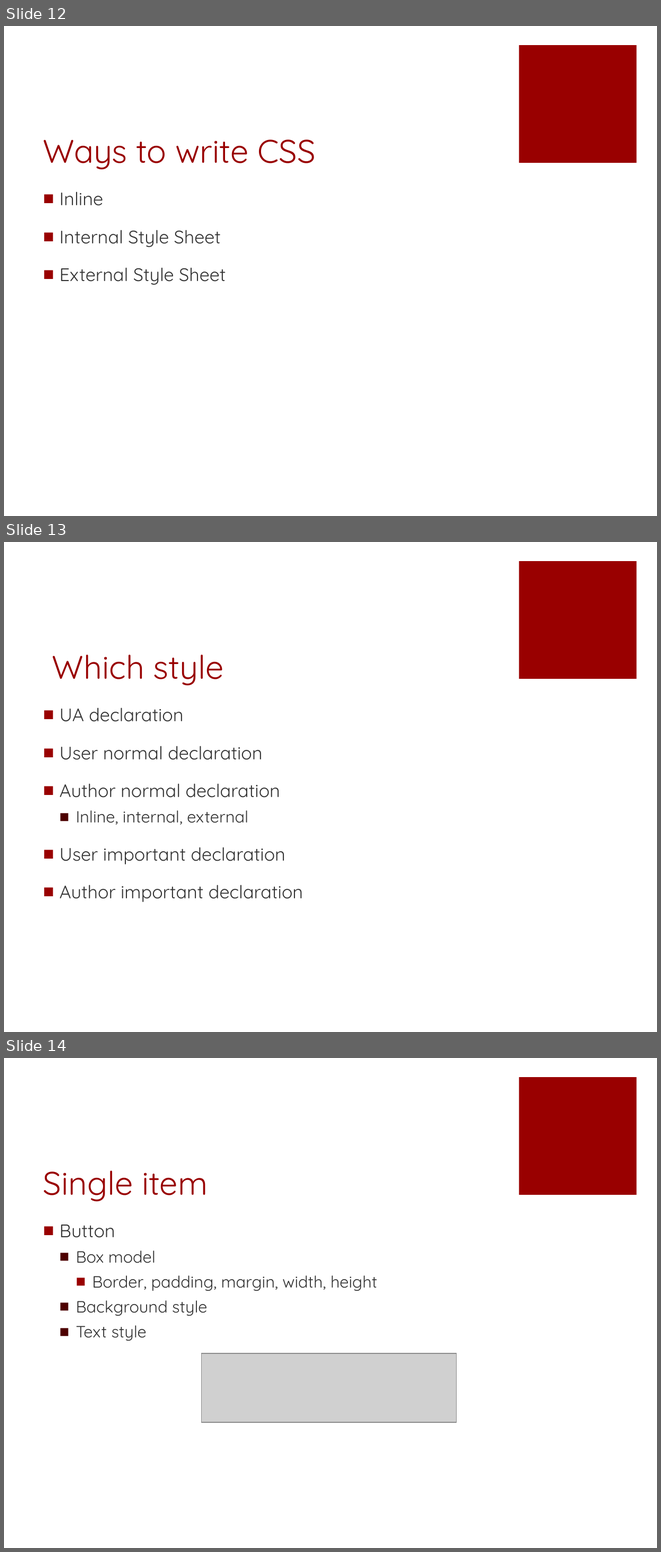
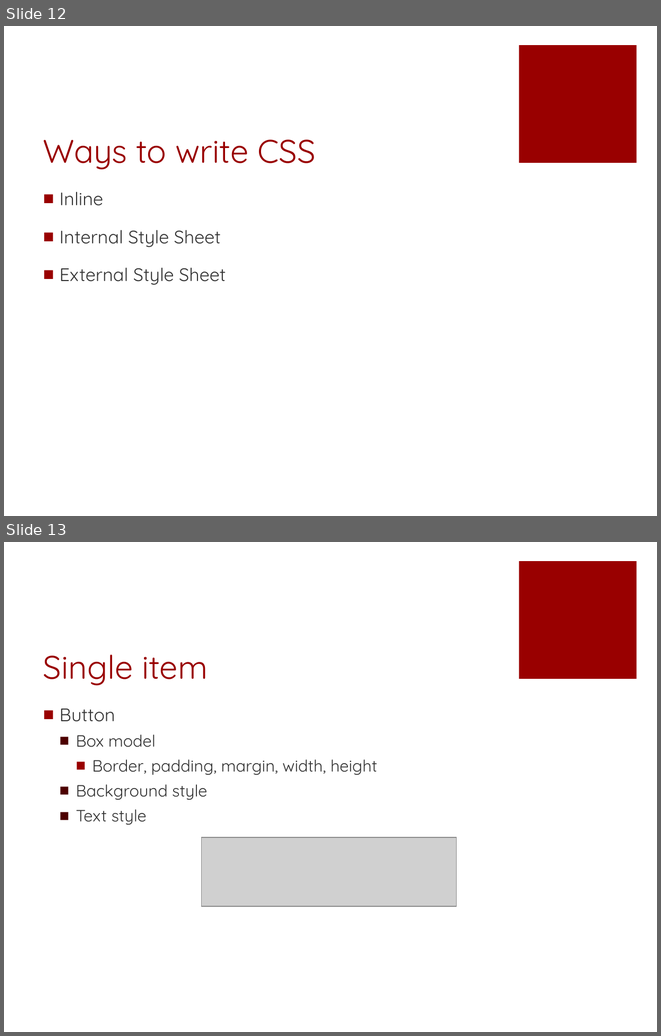
Before and after one commit to fuying/frondendtraining, a slide deck: CSS/CSS.pptx. Shown one above the other, each under a label of ours: slides 12, 13 and 14 before the commit, slides 12 and 13 after it. The pictures are 661x1552 and 661x1036 pixels, drawn with LibreOffice and Linux fonts; fonts in the diff are those of the drawing; grey boxes stand for pictures. Boxes give left, top, right and bottom in pixels: in the first picture for what was removed or moved away, otherwise in the second. Text is boxed around its words. In the diff, an @@ line names an element or a change of style, - is before the commit and + after.

```diff
--- a/CSS/CSS.pptx
+++ b/CSS/CSS.pptx
@@ slide 13 removed at (x1=4, y1=542, x2=657, y2=1032), background #FFFFFF; not listed: 1 template element that a slide beside it also shows @@
@@ title removed at (x1=52, y1=654, x2=224, y2=686) @@
-Which style
@@ text removed at (x1=60, y1=707, x2=303, y2=902) @@
-■ UA declaration
-■ User normal declaration
-■ Author normal declaration
-  ■ Inline, internal, external
-■ User important declaration
-■ Author important declaration
@@ what was slide 14 is now slide 13 @@
```
Also in this commit, not shown: 1 slide changed, 1 slide added, 4 other slides removed.
